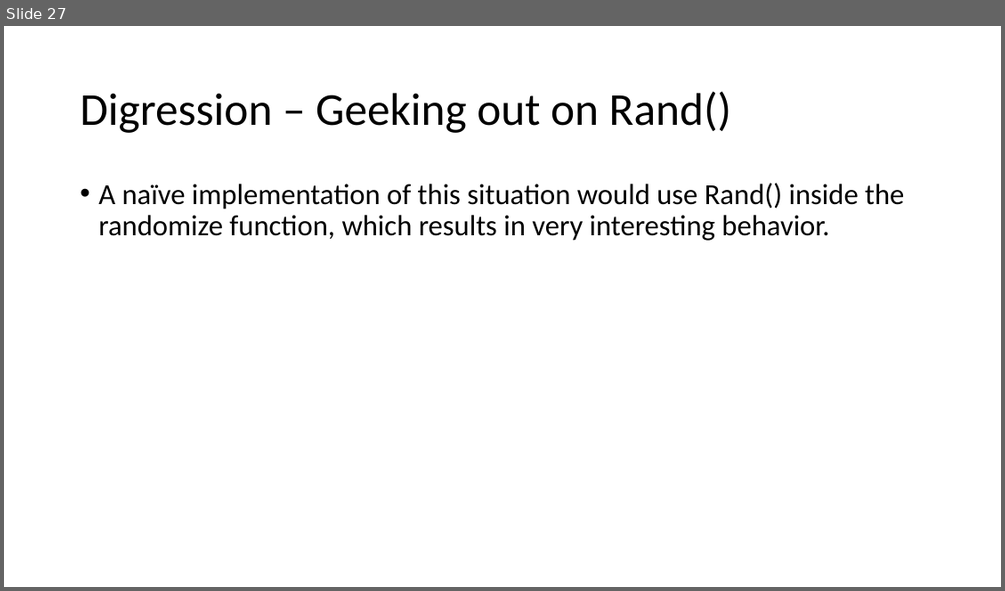
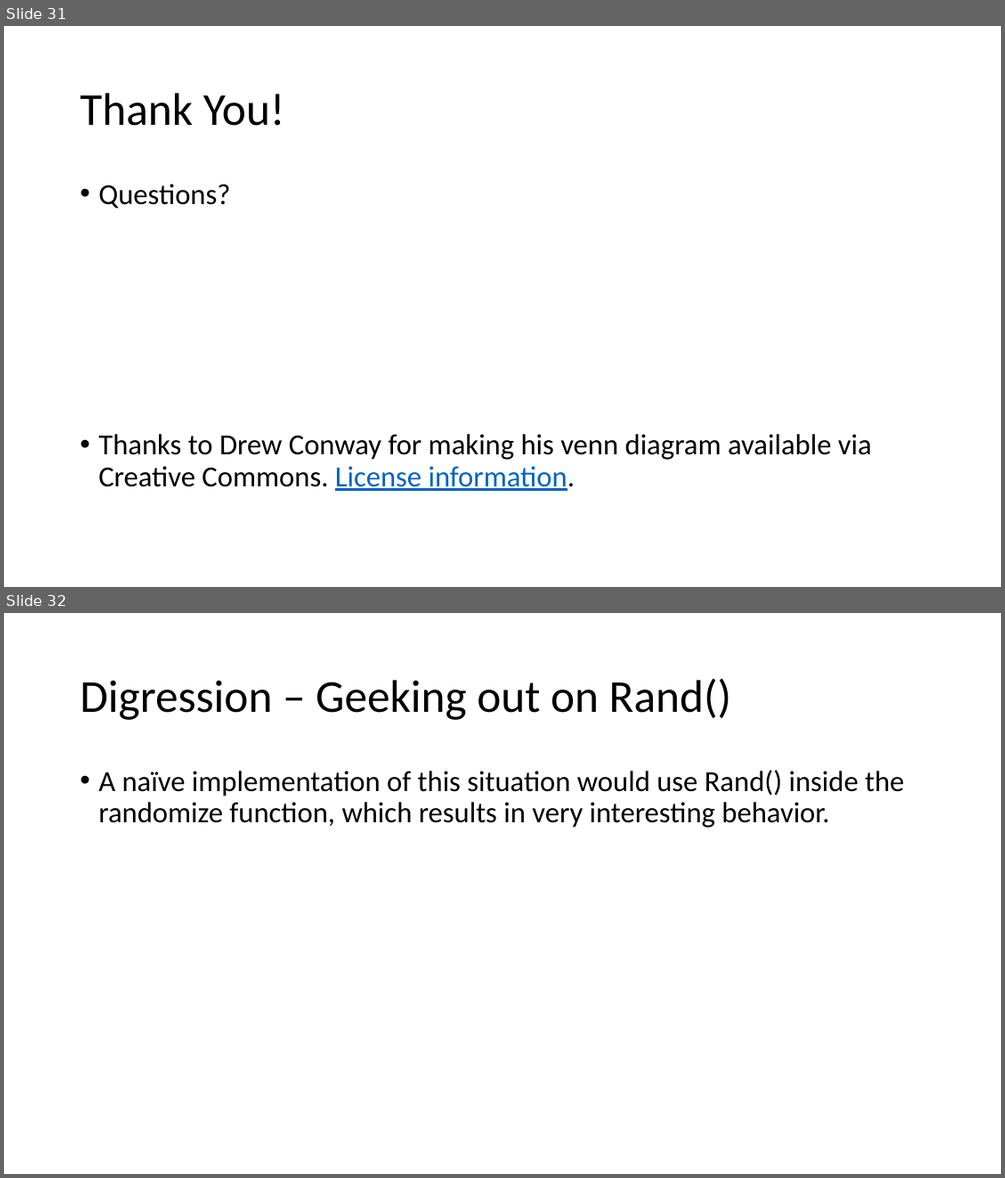
Before and after one commit to paulraff/2016JointMeetings, a slide deck: Preparing Mathematicians for Data Science Careers - 2.pptx. Shown one above the other, each under a label of ours: slide 27 before the commit, slides 31 and 32 after it. The pictures are 1005x591 and 1005x1178 pixels, drawn with LibreOffice and Linux fonts; fonts in the diff are those of the drawing. Boxes give left, top, right and bottom in pixels: in the first picture for what was removed or moved away, otherwise in the second. Text is boxed around its words. In the diff, an @@ line names an element or a change of style, - is before the commit and + after.

```diff
--- a/Preparing Mathematicians for Data Science Careers - 2.pptx
+++ b/Preparing Mathematicians for Data Science Careers - 2.pptx
@@ slide 31 added at (4,26,1001,587), background #FFFFFF @@
@@ title added at (80,93,285,126), 44 pt, text #000000 @@
+Thank You!
@@ text added at (98,184,872,491), 28 pt, text #000000 @@
+• Questions?
+• Thanks to Drew Conway for making his venn diagram available via Creative Commons. License information.
@@ what was slide 27 is now slide 32 @@
```
Also in this commit, not shown: 25 slides changed, 5 other slides added, 1 slide removed.
